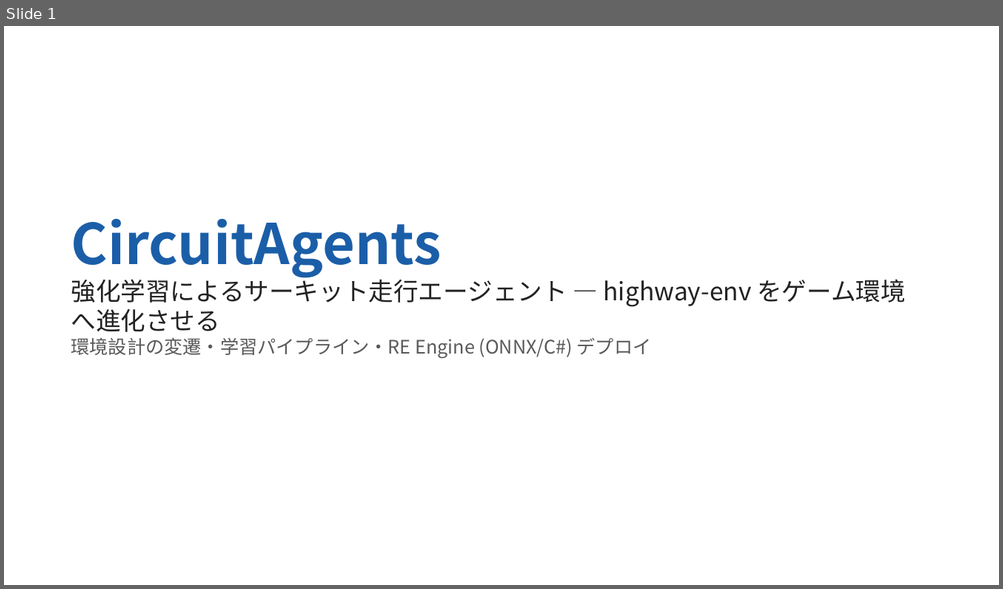
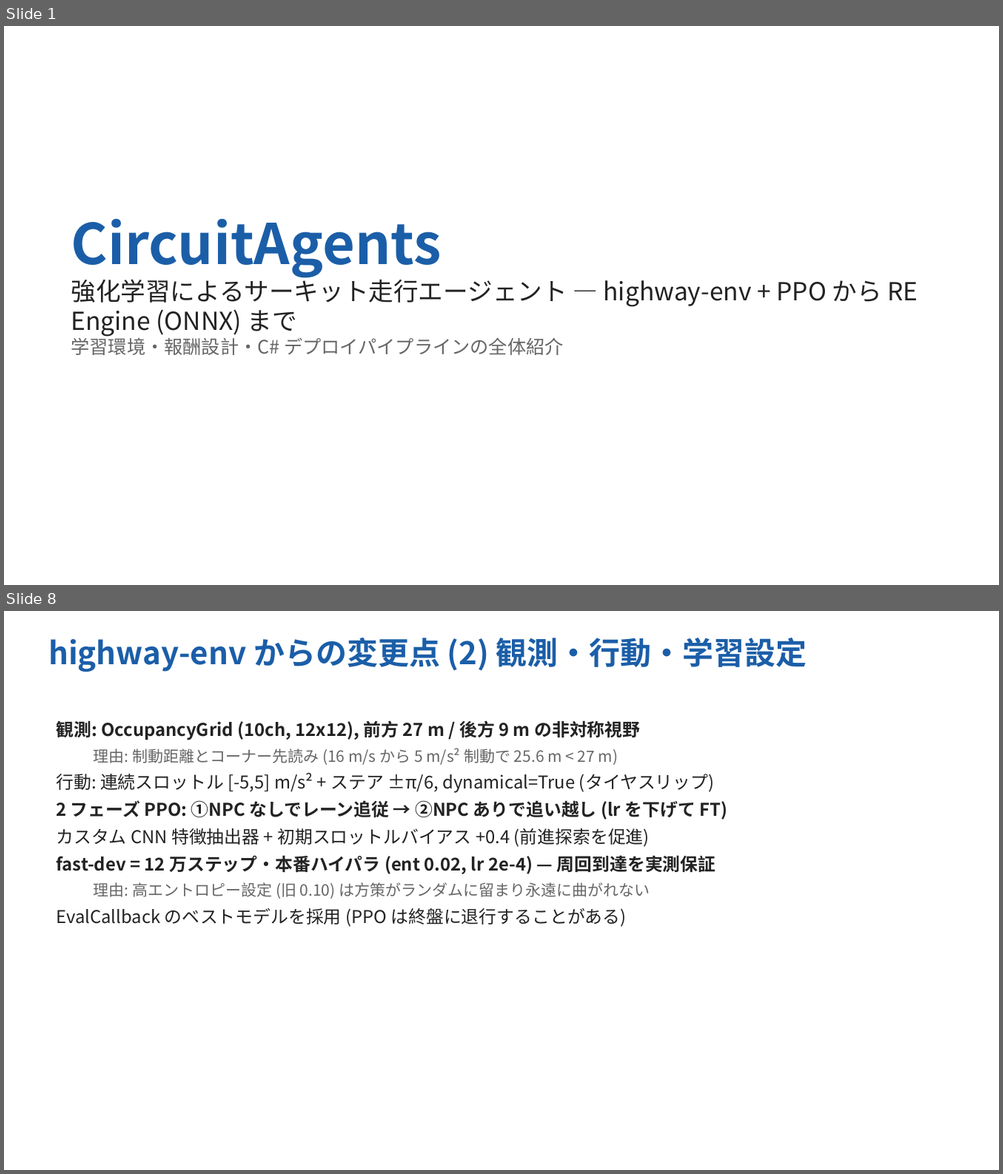
Before and after one commit to Evergarden0101/CircuitAgents, a slide deck: docs/CircuitAgents_intro_ja.pptx. Shown one above the other, each under a label of ours: slide 1 before the commit, slides 1 and 8 after it; the slides between them are not shown. The pictures are 1003x589 and 1003x1174 pixels, drawn with LibreOffice and Linux fonts; fonts in the diff are those of the drawing. Boxes give left, top, right and bottom in pixels: in the first picture for what was removed or moved away, otherwise in the second. Text is boxed around its words. In the diff, an @@ line names an element or a change of style, - is before the commit and + after.

```diff
--- a/docs/CircuitAgents_intro_ja.pptx
+++ b/docs/CircuitAgents_intro_ja.pptx
@@ slide 8 added at [4,611,999,1170], background #FFFFFF @@
@@ text added at [48,638,807,672], 30 pt, text #1B5EA8, bold @@
+highway-env からの変更点 (2) 観測・行動・学習設定
@@ text added at [56,721,727,927], 17 pt, text #222222 @@
+観測: OccupancyGrid (10ch, 12x12), 前方 27 m / 後方 9 m の非対称視野
+  理由: 制動距離とコーナー先読み (16 m/s から 5 m/s² 制動で 25.6 m < 27 m)
+行動: 連続スロットル [-5,5] m/s² + ステア ±π/6, dynamical=True (タイヤスリップ)
+2 フェーズ PPO: ①NPC なしでレーン追従 → ②NPC ありで追い越し (lr を下げて FT)
+カスタム CNN 特徴抽出器 + 初期スロットルバイアス +0.4 (前進探索を促進)
+fast-dev = 12 万ステップ・本番ハイパラ (ent 0.02, lr 2e-4) — 周回到達を実測保証
+  理由: 高エントロピー設定 (旧 0.10) は方策がランダムに留まり永遠に曲がれない
+EvalCallback のベストモデルを採用 (PPO は終盤に退行することがある)
@@ slide 1 changed as well @@
@@ text at [71,275,917,355]: text changed @@
-強化学習によるサーキット走行エージェント — highway-env をゲーム環境へ進化させる
-環境設計の変遷・学習パイプライン・RE Engine (ONNX/C#) デプロイ
+強化学習によるサーキット走行エージェント — highway-env + PPO から RE Engine (ONNX) まで
+学習環境・報酬設計・C# デプロイパイプラインの全体紹介
```
Also in this commit, not shown: 2 other slides changed, 7 other slides added, 14 slides removed, 7 other files.
